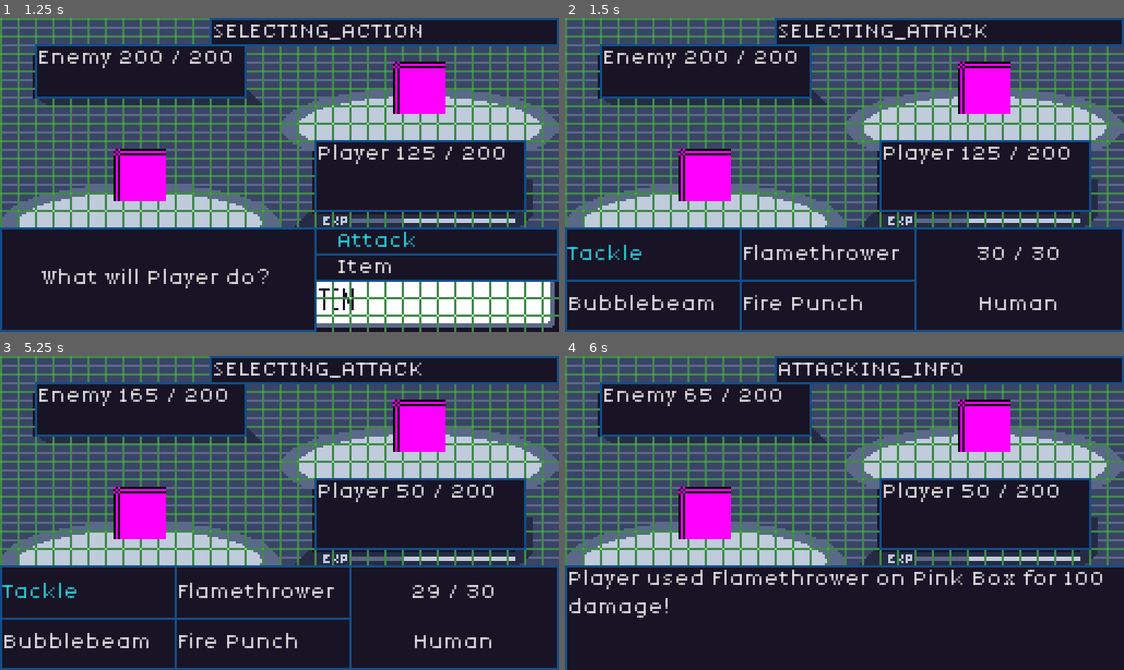
Above: before the commit, frames 1-4 (two rows, left to right).
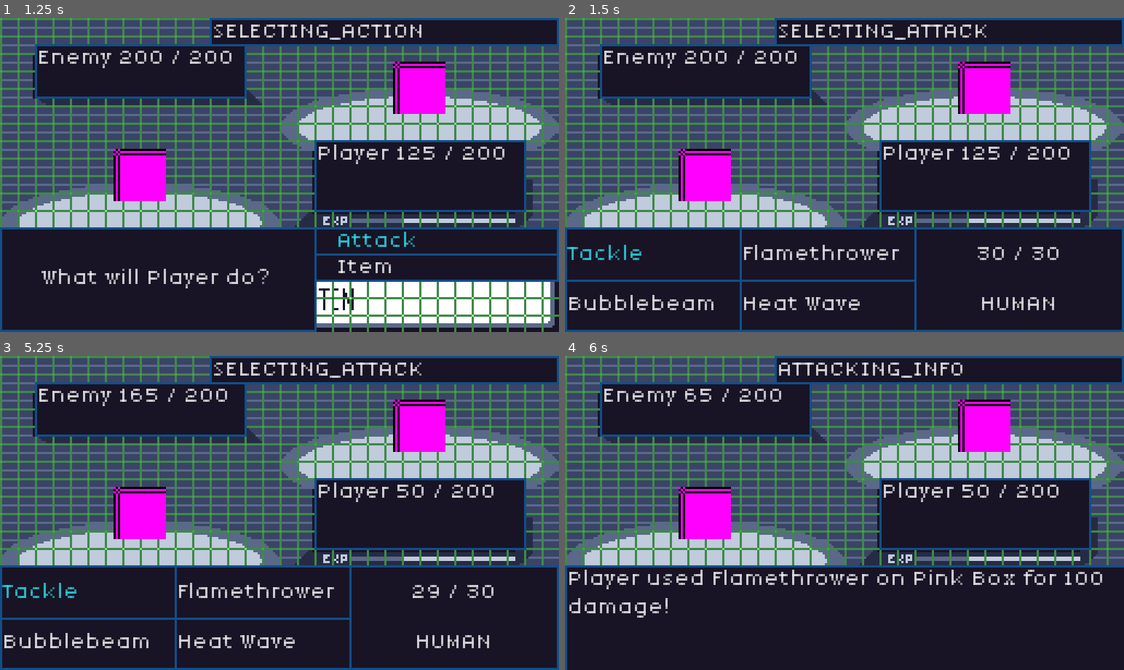
Above: after the commit, the same moments.

Repository: JakeTaussig/rpg-rougelike
Game: Godot game, scene res://scenes/battle.tscn
Same seed, same stepped clock (60 frames per second), same inputs: the game is played once before the commit and once after it.
Inputs:
- Up to frame 1 (1.25 s): click "Continue" at 0.5 s
- Up to frame 2 (1.5 s): click "Attack" at 1.25 s
- Up to frame 3 (5.25 s): click "Tackle" at 2 s; click "Continue" at 2.75 s; click "Continue" at 3.5 s; click "Item" at 4.25 s; click "Attack" at 5 s
- Up to frame 4 (6 s): click "Flamethrower" at 5.75 s

Frame 1 is identical in both runs. In frame 2, 0.7% of the frame differs, in the area x 32-88%, y 88-94%; in frame 3, 0.7%; in frame 4, nothing differs.

Commit message:
Added status effect logic

Diff:
--- a/assets/master_moves_list.tres
+++ /dev/null
@@ -1,10 +0,0 @@
-[gd_resource type="Resource" load_steps=2 format=3 uid="uid://bg8xhi1hi13xj"]
-
-[sub_resource type="GDScript" id="GDScript_3l00n"]
-script/source = "extends Resource
-
-@export var moves_list: Array[move]
-"
-
-[resource]
-script = SubResource("GDScript_3l00n")
--- a/scripts/battle.gd
+++ b/scripts/battle.gd
@@ -71,7 +71,10 @@
 		enemy.is_player = false
 		battle_participants.append(enemy)
 	battle_participants.append(%Player)
-	battle_participants.sort_custom(func(a, b): return a.speed > b.speed)
+	battle_participants.sort_custom(func(a, b):
+		if a.speed == b.speed:
+			return  randi() % 2 == 0
+		return a.speed > b.speed)
 
 func _init_moves():
 	for i in %Player.moves.size():
@@ -88,11 +91,12 @@
 	var message: String = ""
 	var attacker: BattleParticipant = battle_participants[turn_order_index]
 	var results = attacker.use_move(index, target)
-	var used_move_name = results[0].move_name
-	var damage = results[1]
-	if damage <= 0:
+	var used_move_name = results["move"].move_name
+	var damage = results["damage"]
+	var move_hit = results["move_hit"]
+	if not move_hit:
 		message = "%s missed %s!" % [attacker.character_name, used_move_name]
-	else:
+	elif damage > 0:
 		var effectiveness_multiplier: float = attacker.get_effectiveness_modifier(attacker.moves[index], target)
 		message = "%s used %s on %s for %d damage!" % [attacker.character_name, used_move_name, target.character_name, damage]
 		_update_state(State.ATTACKING_INFO, message)
@@ -105,6 +109,12 @@
 			message = "%s was not very effective!" % used_move_name
 			_update_state(State.ATTACKING_INFO, message)
 			_wait_for_action("ui_accept")
+	# This should only be status effects for now
+	else:
+		var status_effect_string = String(MovesData.StatusEffect.find_key(target.status_effect)).to_lower()
+		message = "%s applied %s on %s!" % [attacker.character_name, status_effect_string, target.character_name]
+		_update_state(State.ATTACKING_INFO, message)
+
 
 func _render_hp() -> void:
 	%EnemyPanel.text = "Enemy " + str(%Enemy.hp) + " / " + str(%Enemy.max_hp)
--- a/scripts/battle_participant.gd
+++ b/scripts/battle_participant.gd
@@ -26,9 +26,10 @@
 @export var luck: int = 10:
 	set(new_luck):
 		luck = max(1, new_luck)
-@export var type: MovesData.Type = MovesData.Type.Human
+@export var type: MovesData.Type = MovesData.Type.HUMAN
 var is_player = true
 var moves: Array[Move] = []
+var status_effect = MovesData.StatusEffect.NONE
 
 # Called when the node enters the scene tree for the first time.
 func _ready() -> void:
@@ -39,21 +40,21 @@
 	for move in GameManager.moves_list:
 		moves.append(move.copy())
 
-func use_move(index: int, target: BattleParticipant) -> Array:
+func use_move(index: int, target: BattleParticipant) -> Dictionary:
 	var move = moves[index]
 	move.pp -= 1
-	var attack_hit: bool = _does_attack_hit(move.acc)
-	if attack_hit:
-		var damage = 0
+	var move_hit: bool = _does_move_hit(move.acc)
+	var damage = 0
+	if move_hit:
 		if move.category == Move.MoveCategory.ATK:
 			damage = max(1, _attack(move, target, 1))
-			return [move, damage]
 		elif move.category == Move.MoveCategory.SP_ATK:
 			damage = max(1, _attack(move, target, 0))
-			return [move, damage]
-	return [move, 0]
+		if move.status_effect != MovesData.StatusEffect.NONE:
+			_roll_and_apply_status_effect(move, target)
+	return {"move": move, "damage": damage, "move_hit": move_hit}
 
-func _does_attack_hit(accuracy: int):
+func _does_move_hit(accuracy: int) -> bool:
 	accuracy = clamp(accuracy, 0, 100)
 
 	# Generates a number between 1 and 100
@@ -78,6 +79,16 @@
 	target.hp -= damage
 	return damage
 
+func _roll_and_apply_status_effect(move: Move, target: BattleParticipant):
+	# Only attempt to apply a status effect if one is not already applied
+	if target.status_effect == MovesData.StatusEffect.NONE:
+		var status_applied = _does_move_hit(move.status_effect_chance)
+		print("logging status_applied", status_applied)
+		print("logging move.status_effect_chance", move.status_effect_chance)
+		if status_applied:
+			print("applying status to target")
+			target.status_effect = move.status_effect
+
 func get_move_effectiveness(move: Move,  defender: BattleParticipant) -> float:
 	var same_type_attack_bonus: float = 1.5 if self.type == move.type else 1.0
 	var base_modifier = get_effectiveness_modifier(move, defender)
--- a/scripts/move.gd
+++ b/scripts/move.gd
@@ -1,12 +1,16 @@
 class_name Move extends Resource
 
-enum MoveCategory {ATK, SP_ATK, EFFECT, STAT_MODIFIER}
+enum MoveCategory {ATK, SP_ATK, STATUS_EFFECT, STAT_MODIFIER}
 
 var move_name = "Bubblebeam"
 
-var type: MovesData.Type = MovesData.Type.Human
+var type: MovesData.Type = MovesData.Type.HUMAN
 
 var category: MoveCategory = MoveCategory.ATK
+
+var status_effect: MovesData.StatusEffect = MovesData.StatusEffect.NONE
+
+var status_effect_chance: int = 100
 
 # Accuracy
 var acc: int = 100:
@@ -30,18 +34,19 @@
 # 0 = Normal, 1 = Priority
 var priority: bool = 0
 
-func _init(_name: String, _type: MovesData.Type, _category:  MoveCategory, _acc: int, _bp: int, _pp: int, _priority: bool):
+func _init(_name: String, _type: MovesData.Type, _category:  MoveCategory, _acc: int, _bp: int, _pp: int, _priority: bool, _status_effect: MovesData.StatusEffect = MovesData.StatusEffect.NONE, _status_effect_chance: int = 100):
 	move_name = _name
 	type = _type
-	category = category
+	category = _category
 	acc = _acc
 	base_power = _bp
 	pp = _pp
 	max_pp = _pp
 	priority = _priority
+	status_effect = _status_effect
 
 func copy() -> Move:
-	return Move.new(move_name, type, category, acc, base_power, pp, priority)
+	return Move.new(move_name, type, category, acc, base_power, pp, priority, status_effect)
 
 # Called when the node enters the scene tree for the first time.
 func _ready() -> void:
--- a/scripts/moves_data.gd
+++ b/scripts/moves_data.gd
@@ -3,35 +3,39 @@
 
 var moves: Array[Move]
 
-enum Type {Human, Fire, Water, Plant, Plasma, Dark, Light}
+enum Type {HUMAN, FIRE, WATER, PLANT, PLASMA, DARK, LIGHT}
+				  		# HUMAN, FIRE, WATER,    PLANT,   DARK,   LIGHT
+enum StatusEffect {NONE, BLEED, BURN, WHIRLPOOL, POISON, CONSUME, BLIND}
 
 const TYPES = {
-	Type.Human: 0,
-	Type.Fire: 1,
-	Type.Water: 2,
-	Type.Plant: 3,
-	Type.Plasma: 4,
-	Type.Dark: 5,
-	Type.Light: 6
+	Type.HUMAN: 0,
+	Type.FIRE: 1,
+	Type.WATER: 2,
+	Type.PLANT: 3,
+	Type.PLASMA: 4,
+	Type.DARK: 5,
+	Type.LIGHT: 6
 }
 
 # Row = Attacker, Col = Defender
 const TYPE_CHART = [
-# Human Fire  Water Plant Earth Dark  Light
-[ 1.0,  1.0,  1.0,  1.0,  1.0,  1.0,  1.0 ], # Human
-[ 1.0,  1.0,  0.5,  2.0,  1.0,  0.5,  2.0 ], # Fire
-[ 1.0,  2.0,  1.0,  0.5,  2.0,  1.0,  0.5 ], # Water
-[ 1.0,  0.5,  2.0,  1.0,  2.0,  0.5,  1.0 ], # Plant
-[ 1.0,  1.0,  0.5,  0.5,  1.0,  2.0,  2.0 ], # Plasma
-[ 1.0,  2.0,  1.0,  2.0,  0.5,  1.0,  0.5 ], # Dark
-[ 1.0,  0.5,  2.0,  1.0,  0.5,  2.0,  1.0 ]  # Light
+# HUMAN FIRE  WATER PLANT Earth DARK  LIGHT
+[ 1.0,  1.0,  1.0,  1.0,  1.0,  1.0,  1.0 ], # HUMAN
+[ 1.0,  1.0,  0.5,  2.0,  1.0,  0.5,  2.0 ], # FIRE
+[ 1.0,  2.0,  1.0,  0.5,  2.0,  1.0,  0.5 ], # WATER
+[ 1.0,  0.5,  2.0,  1.0,  2.0,  0.5,  1.0 ], # PLANT
+[ 1.0,  1.0,  0.5,  0.5,  1.0,  2.0,  2.0 ], # PLASMA
+[ 1.0,  2.0,  1.0,  2.0,  0.5,  1.0,  0.5 ], # DARK
+[ 1.0,  0.5,  2.0,  1.0,  0.5,  2.0,  1.0 ]  # LIGHT
 ]
 
 func _init():
 	_initialize_moves()
 
 func _initialize_moves():
-	moves.append(Move.new("Tackle", Type.Human, Move.MoveCategory.ATK, 90, 35, 30, false))
-	moves.append(Move.new("Flamethrower", Type.Fire, Move.MoveCategory.SP_ATK, 100, 100, 15, false))
-	moves.append(Move.new("Bubblebeam", Type.Water, Move.MoveCategory.SP_ATK, 100, 60, 20, false))
-	moves.append(Move.new("Fire Punch", Type.Fire, Move.MoveCategory.SP_ATK, 95, 75, 10, false))
+	# name, type, category, accuracy, base_power, power_points, priority, status_effect, status_effect_chance
+	moves.append(Move.new("Tackle", Type.HUMAN, Move.MoveCategory.ATK, 90, 35, 30, false))
+	moves.append(Move.new("Flamethrower", Type.FIRE, Move.MoveCategory.SP_ATK, 100, 100, 15, false))
+	moves.append(Move.new("Bubblebeam", Type.WATER, Move.MoveCategory.SP_ATK, 100, 60, 20, false))
+	moves.append(Move.new("Heat Wave", Type.FIRE, Move.MoveCategory.STATUS_EFFECT, 75, 0, 10, false, StatusEffect.BURN, 100))
+	#moves.append(Move.new("Fire Punch", Type.FIRE, Move.MoveCategory.SP_ATK, 95, 75, 10, false))
